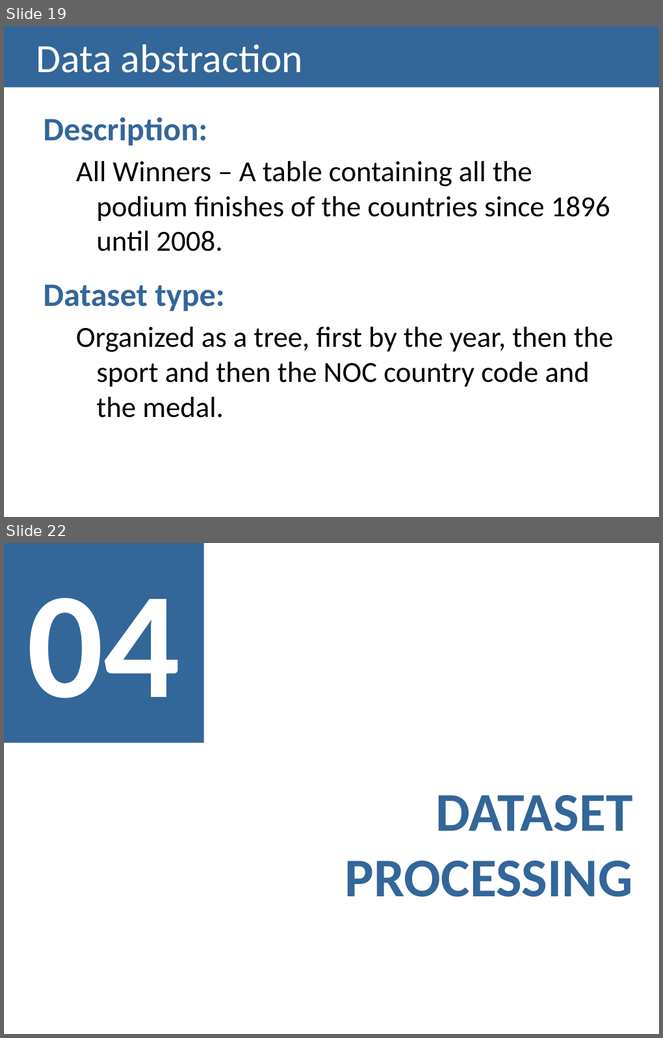
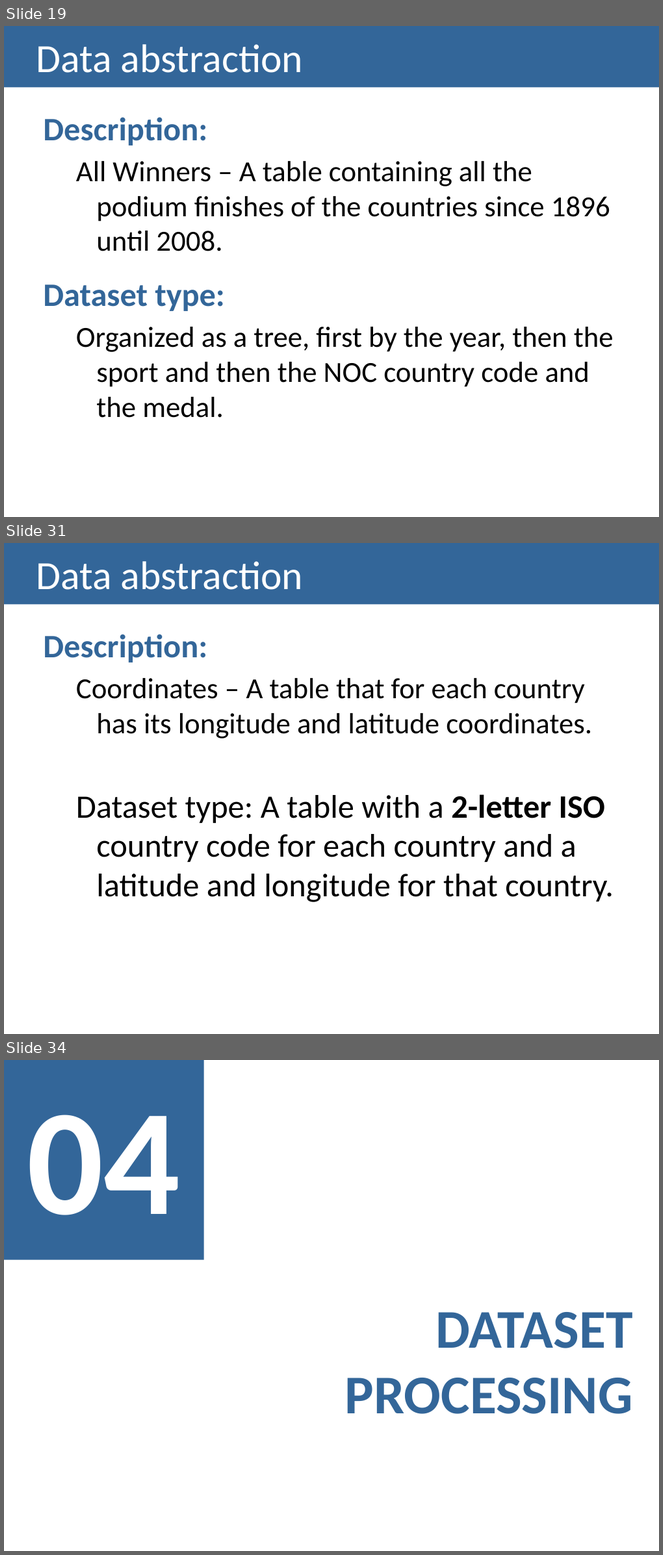
Before and after one commit to carboned4/V_I_2015_1, a slide deck: checkpoint2/G01A - Checkpoint2 Presentation.pptx. Shown one above the other, each under a label of ours: slides 19 and 22 before the commit, slides 19, 31 and 34 after it; the slides between them are not shown. The pictures are 663x1038 and 663x1555 pixels, drawn with LibreOffice and Linux fonts; fonts in the diff are those of the drawing. Boxes give left, top, right and bottom in pixels: in the first picture for what was removed or moved away, otherwise in the second. Text is boxed around its words. In the diff, an @@ line names an element or a change of style, - is before the commit and + after.

```diff
--- a/checkpoint2/G01A - Checkpoint2 Presentation.pptx
+++ b/checkpoint2/G01A - Checkpoint2 Presentation.pptx
@@ slide 31 added at (x1=4, y1=543, x2=659, y2=1034), background #FFFFFF @@
@@ title added at (x1=4, y1=543, x2=659, y2=605), fill #336699, 44 pt, text #FFFFFF @@
+Data abstraction
@@ text added at (x1=43, y1=634, x2=614, y2=902), 36 pt, text #000000 @@
+Description:
+  Coordinates – A table that for each country has its longitude and latitude coordinates.
+  Dataset type: A table with a 2-letter ISO country code for each country and a latitude and longitude for that country.
@@ what was slide 22 is now slide 34 @@
```
Also in this commit, not shown: 1 slide changed, 12 other slides added, 1 slide removed.
